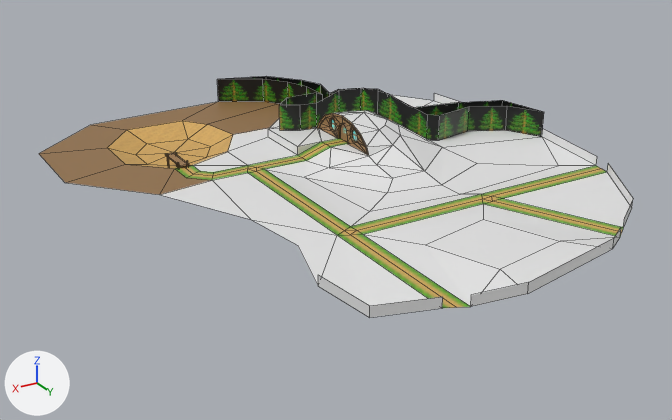
The Blender file assets/models/majas.blend, before and after one commit.
Before and after are seen from a 50 mm camera at (50.6, 83.1, 34.5) aimed at (5.4, 7.7, -3.2). The axes (+X, +Y, +Z) are drawn at lower left. The lights are the same throughout. Mesh edges are drawn as thin lines.

The scene before the commit, as lines of its bpy script (objects in view):
```python
me_plane = bpy.data.meshes.new('Plane')
me_plane.from_pydata(...)  # 331 vertices, 284 faces, 2 loose edges; spans x -22.0..29.0, y -24.0..37.0, z -1.1..5.6
# faces by material slot: [92, 1, 2, 111, 31, 19, 28]
me_plane.materials.append(mat_material_001)  # white #e7e7e7
me_plane.materials.append(mat_detail_durvis)  # picture img_durvis_png
me_plane.materials.append(mat_detail_logs)  # picture img_logs_png
me_plane.materials.append(mat_detail_delis)  # picture img_delis_png
me_plane.materials.append(mat_floor_zaletaka)  # picture img_zaletaka_png
me_plane.materials.append(mat_floor_taka)  # picture img_taka_png
me_plane.materials.append(mat_detal_egle)  # picture img_egle_png
ob_plane = bpy.data.objects.new('Plane', me_plane)
ob_plane.location = (0.0, 0.0, 0.0)
```
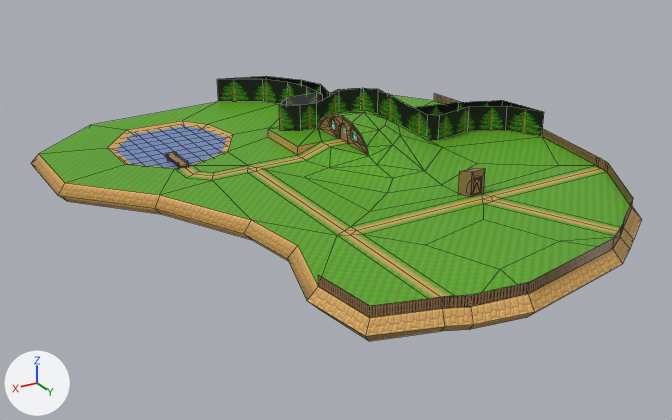
What differs and where, as boxes [x1, y1, x2, y2] in the pictures (672 x 420 px; the box of a moved part takes in the faces that stretch with it):
'Plane', reshaped (10% taller)
    before: [39, 76, 633, 317]
    after: [31, 76, 641, 341]
'Plane.001', added (blue)
    after: [116, 126, 226, 168]
part 1 of me_plane, added (yellow)
    after: [458, 168, 485, 197]
part 2 of me_plane, added
    after: [473, 177, 482, 195]
part 3 of me_plane, moved or reshaped
    before: [107, 76, 623, 307]
    after: [31, 76, 641, 341]
part 4 of me_plane, shading changed
    both: [165, 88, 606, 308]
part 5 of me_plane, recoloured (white to green)
    both: [161, 95, 630, 306]
part 6 of me_plane, recoloured (grey to brown)
    both: [318, 94, 633, 317]
part 7 of me_plane, recoloured (white to yellow)
    both: [268, 129, 321, 155]
part 8 of me_plane, recoloured (brown to green)
    both: [39, 102, 280, 195]

The change, as a diff of the scene's bpy script:
```diff
--- a/assets/models/majas.blend.py
+++ b/assets/models/majas.blend.py
@@ mat_floor_zale @@
+mat_floor_zale = principled_material('floor/zale')
+mat_floor_zale.texture = img_zale_png
@@ mat_setail_seta @@
+mat_setail_seta = principled_material('setail/seta')
+mat_setail_seta.texture = img_seta_png
@@ mat_wall_akmens @@
+mat_wall_akmens = principled_material('wall/akmens')
+mat_wall_akmens.texture = img_akmens_png
@@ me_plane @@
-me_plane.from_pydata(...)  # 331 vertices, 284 faces, 2 loose edges; spans x -22.0..29.0, y -24.0..37.0, z -1.1..5.6
+me_plane.from_pydata(...)  # 454 vertices, 408 faces, 2 loose edges; spans x -23.0..29.9, y -25.0..38.0, z -2.5..5.6
+# me_plane part 1: a new loose piece of 47 vertices spanning x -5.3..-3.7, y 16.1..18.0, z -0.4..2.6
+# me_plane part 2: a new loose piece of 20 vertices spanning x -5.0..-4.0, y 17.8..17.9, z 0.1..1.8, in mat_detail_delis (picture img_delis_png)
+# me_plane part 3
+# 160 faces are deleted
+# 50 vertices are added at x -23.0..29.9, y -25.0..38.0, z -2.5..0.0
+# 6 new vertices lie (0.0, 0.0, 1.0) away from vertices in x -20.4..11.5, y 18.4..35.0, z 0.0
+# 73 new faces join them, mat_detail_delis (picture img_delis_png), smooth
+# 2 new faces join them, mat_detail_logs (picture img_logs_png), smooth
+# 22 new faces join them, mat_floor_zaletaka (picture img_zaletaka_png), smooth
+# 28 new faces join them, mat_wall_akmens (picture img_akmens_png), smooth
+# 26 new faces join them, mat_floor_zale (picture img_zale_png), smooth
+# 15 new faces join them, mat_floor_taka (picture img_taka_png), smooth
+# 17 new faces join them, mat_detal_egle (picture img_egle_png), smooth
+# 9 new faces join them, mat_setail_seta (picture img_seta_png), smooth
+# 3 new faces join them, mat_detail_varti (picture img_varti_png), smooth
+# 18 new faces join them, mat_wall_akmens (picture img_akmens_png)
+# me_plane part 4: 284 kept faces spanning x -22.0..29.0, y -24.0..37.0, z -1.1..5.6 are now shaded smooth
+# me_plane part 5: 78 faces spanning x -22.0..22.0, y -21.0..37.0, z -0.5..4.0 switch from mat_material_001 (white #e7e7e7) to mat_floor_zale (picture img_zale_png)
+# me_plane part 6: 9 faces spanning x -22.0..18.0, y -10.0..37.0, z -0.5..2.1 switch from mat_material_001 (white #e7e7e7) to mat_setail_seta (picture img_seta_png)
+# me_plane part 7: 5 faces spanning x 0.0..5.0, y -11.0..-1.0, z 0.0..1.0 switch from mat_material_001 (white #e7e7e7) to mat_wall_akmens (picture img_akmens_png)
+# me_plane part 8: 7 faces spanning x -9.0..29.0, y -24.0..2.0, z 0.0 switch from mat_detail_delis (picture img_delis_png) to mat_floor_zale (picture img_zale_png)
 me_plane.materials.append(mat_detail_durvis)
@@ me_plane @@
 me_plane.materials.append(mat_detal_egle)
+me_plane.materials.append(mat_detail_varti)  # picture img_varti_png
+me_plane.materials.append(mat_black)  # picture img_black_png
@@ ob_plane_001 @@
+ob_plane_001 = bpy.data.objects.new('Plane.001', me_plane_001)  # 144 vertices, 121 faces; spans x 7.0..23.0, y -20.0..-4.0, z -0.3; in mat_floor_udenis (picture img_udenis_png)
+ob_plane_001.location = (0.0, 0.0, 0.0)
```
